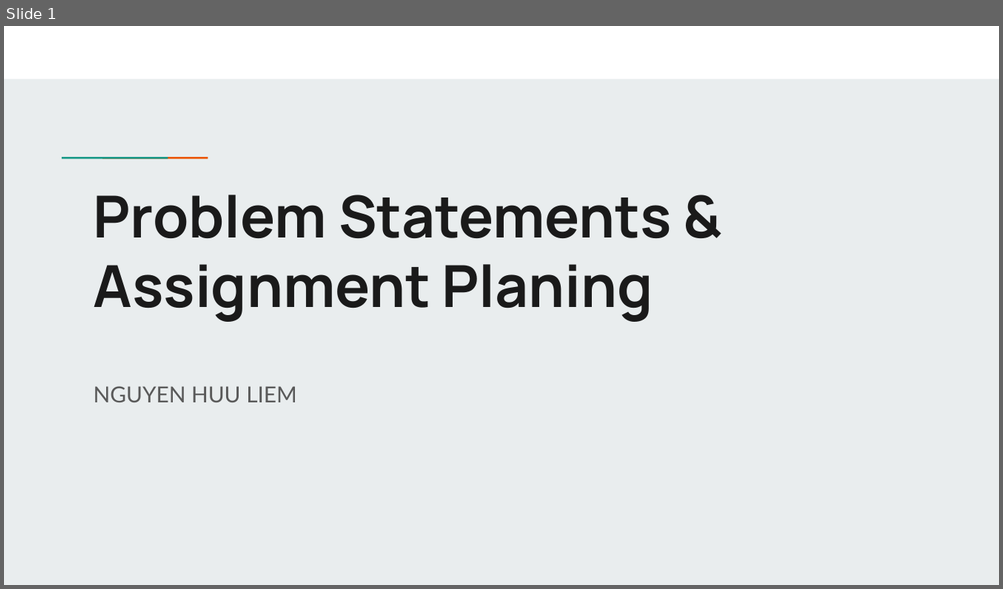
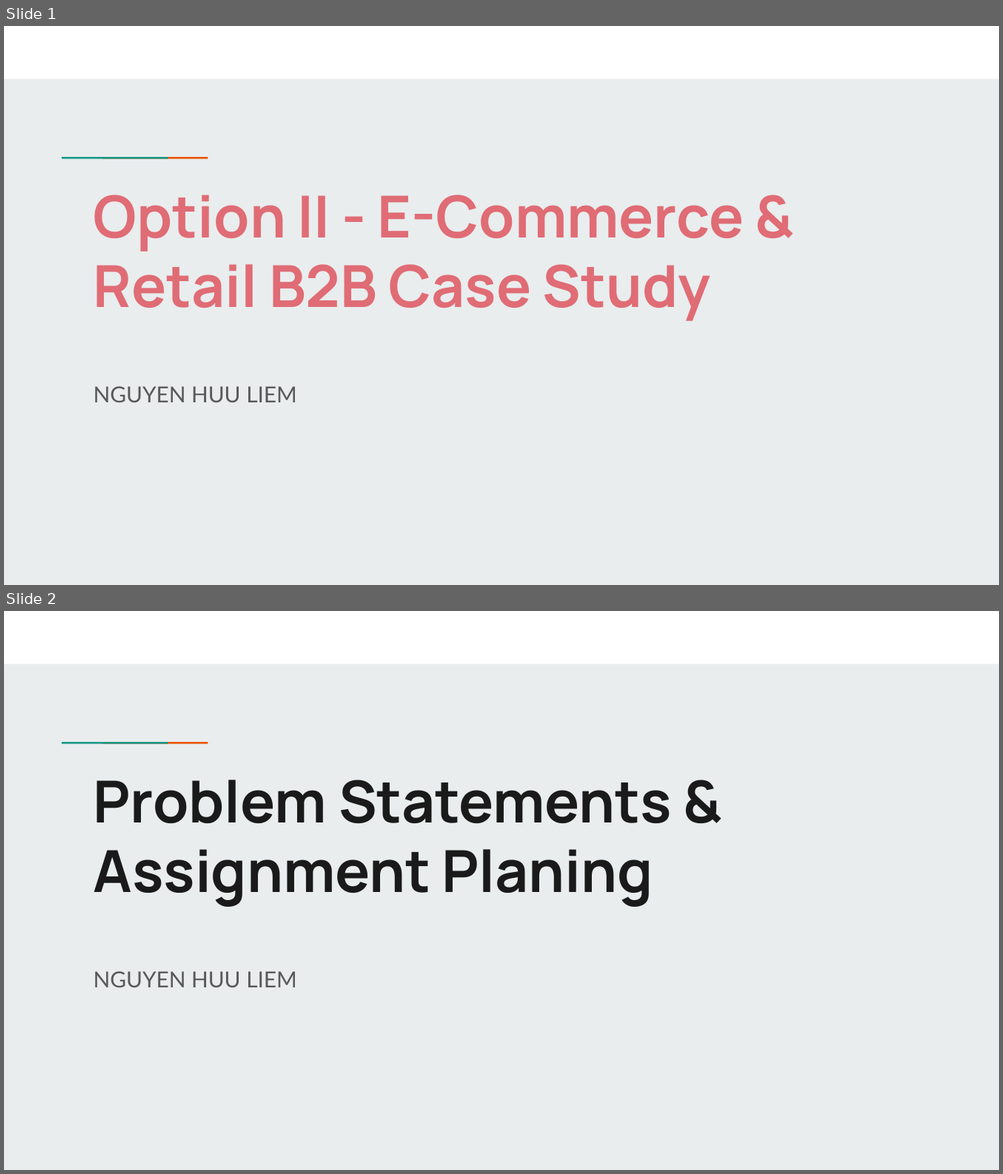
Before and after one commit to liemnh98/upGrad-Domain-Oriented-Case-Study, a slide deck: Presentation.pptx. Shown one above the other, each under a label of ours: slide 1 before the commit, slides 1 and 2 after it. The pictures are 1003x589 and 1003x1174 pixels, drawn with LibreOffice and Linux fonts; fonts in the diff are those of the drawing. Boxes give left, top, right and bottom in pixels: in the first picture for what was removed or moved away, otherwise in the second. Text is boxed around its words. In the diff, an @@ line names an element or a change of style, - is before the commit and + after.

```diff
--- a/Presentation.pptx
+++ b/Presentation.pptx
@@ slide 1 added at box(4, 26, 999, 585), background #E9EDEE; not listed: 3 template elements that a slide beside it also shows @@
@@ title added at box(94, 195, 743, 321), 42 pt, text #E06C75, bold @@
+Option II - E-Commerce & Retail B2B Case Study
@@ subtitle added at box(94, 386, 296, 403), 16 pt, text #595959 @@
+NGUYEN HUU LIEM
@@ what was slide 1 is now slide 2 @@
```
Also in this commit, not shown: 3 slides changed, 1 other slide added, 1 other file.
